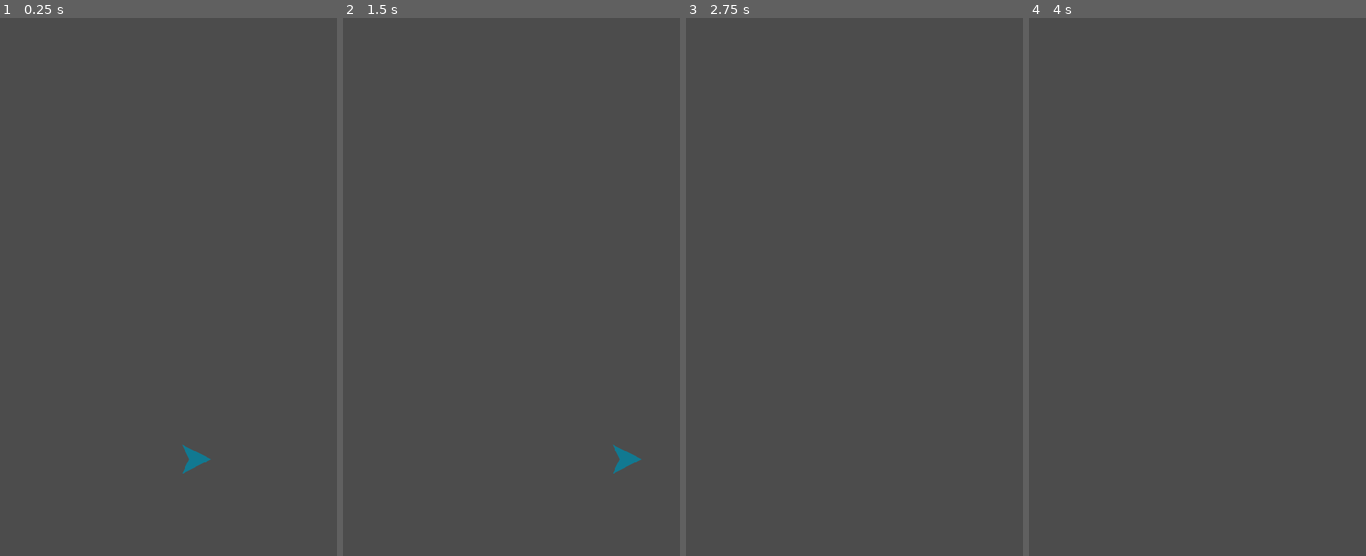
Above: before the commit, frames 1-4 (left to right).
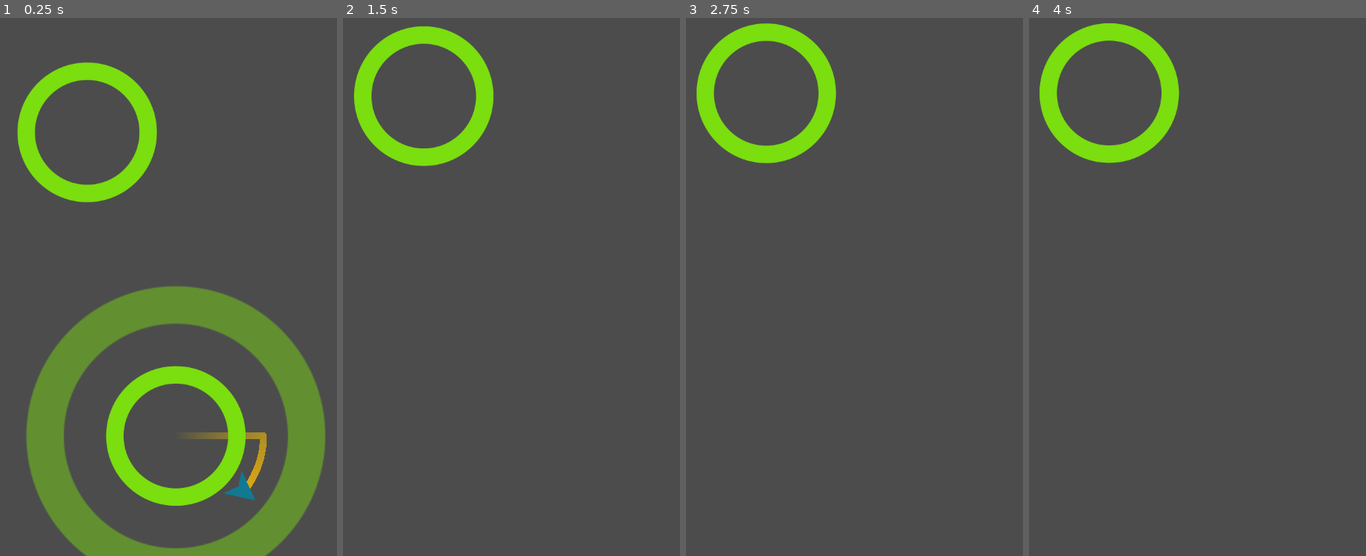
Above: after the commit, the same moments.

Repository: danielnoliveira/CircleGame
Game: Godot game, scene res://Main.tscn
Same seed, same stepped clock (60 frames per second), same inputs: the game is played once before the commit and once after it.
Inputs (mouse positions are in pixels of both pictures, inside the frame that each line leads up to):
- Up to frame 1 (0.25 s): no input
- Up to frame 2 (1.5 s): move the mouse to (585, 227) at 0.52 s; click (585, 227) at 0.67 s; move the mouse to (444, 287) at 1.27 s; click (444, 287) at 1.42 s
- Up to frame 3 (2.75 s): move the mouse to (888, 125) at 2.02 s; click (888, 125) at 2.17 s
- Up to frame 4 (4 s): tap Enter at 2.75 s; move the mouse to (1180, 378) at 2.77 s; click (1180, 378) at 2.92 s; tap Space at 3.5 s; move the mouse to (1298, 346) at 3.52 s; click (1298, 346) at 3.67 s

The runs differ from the first frame. In frame 1, 23% of the frame differs, in the area x 5-97%, y 8-100%; in frame 2, 4.0%; in frame 3, 3.8%; in frame 4, 3.8%.

Commit message:
Video 2 terminado

Diff:
--- a/Main.gd
+++ b/Main.gd
@@ -18,4 +18,15 @@
 	spawn_circles($StartPosition.position)
 
 func spawn_circles(_position=null):
-	pass
+	var c = Circle.instance()
+	if !_position:
+		var x = rand_range(-150,150)
+		var y = rand_range(-500,-400)
+		_position = player.target.position + Vector2(x,y)
+	add_child(c)
+	c.init(_position)
+
+func _on_Jumper_captured(object):
+	$Camera2D.position = object.position
+	object.capture()
+	call_deferred("spawn_circles")
--- a/Main.tscn
+++ b/Main.tscn
@@ -11,3 +11,6 @@
 [node name="Camera2D" type="Camera2D" parent="."]
 position = Vector2( 237.856, 622.957 )
 offset = Vector2( 0, -200 )
+current = true
+smoothing_enabled = true
+smoothing_speed = 2.0
--- a/objects/Circle.gd
+++ b/objects/Circle.gd
@@ -14,6 +14,16 @@
 	var img_size = $Sprite.texture.get_size().x / 2
 	$Sprite.scale = Vector2(1,1) * radius /  img_size
 	orbit_position.position.x = radius + 25
+	rotation_speed = rotation_speed * pow(-1,randi() % 2)
+
 
 func _process(delta):
 	$Pivot.rotation += rotation_speed * delta
+
+func implode():
+	$AnimationPlayer.play("Implode")
+	yield($AnimationPlayer,"animation_finished")
+	queue_free()
+
+func capture():
+	$AnimationPlayer.play("capture")
--- a/objects/Circle.tscn
+++ b/objects/Circle.tscn
@@ -11,11 +11,84 @@
 [sub_resource type="CircleShape2D" id=2]
 radius = 132.088
 
+[sub_resource type="Animation" id=3]
+resource_name = "Implode"
+length = 0.4
+tracks/0/type = "value"
+tracks/0/path = NodePath(".:scale")
+tracks/0/interp = 1
+tracks/0/loop_wrap = true
+tracks/0/imported = false
+tracks/0/enabled = true
+tracks/0/keys = {
+"times": PoolRealArray( 0, 0.4 ),
+"transitions": PoolRealArray( 1, 1 ),
+"update": 0,
+"values": [ Vector2( 1, 1 ), Vector2( 1e-05, 1e-05 ) ]
+}
+tracks/1/type = "value"
+tracks/1/path = NodePath(".:modulate")
+tracks/1/interp = 1
+tracks/1/loop_wrap = true
+tracks/1/imported = false
+tracks/1/enabled = true
+tracks/1/keys = {
+"times": PoolRealArray( 0, 0.4 ),
+"transitions": PoolRealArray( 1, 1 ),
+"update": 0,
+"values": [ Color( 1, 1, 1, 1 ), Color( 1, 1, 1, 0 ) ]
+}
+
+[sub_resource type="Animation" id=4]
+resource_name = "capture"
+length = 0.5
+tracks/0/type = "value"
+tracks/0/path = NodePath("SpriteEffect:visible")
+tracks/0/interp = 1
+tracks/0/loop_wrap = true
+tracks/0/imported = false
+tracks/0/enabled = true
+tracks/0/keys = {
+"times": PoolRealArray( 0 ),
+"transitions": PoolRealArray( 1 ),
+"update": 1,
+"values": [ true ]
+}
+tracks/1/type = "value"
+tracks/1/path = NodePath("SpriteEffect:scale")
+tracks/1/interp = 1
+tracks/1/loop_wrap = true
+tracks/1/imported = false
+tracks/1/enabled = true
+tracks/1/keys = {
+"times": PoolRealArray( 0, 0.5 ),
+"transitions": PoolRealArray( 1, 1 ),
+"update": 0,
+"values": [ Vector2( 3, 3 ), Vector2( 1e-05, 1e-05 ) ]
+}
+tracks/2/type = "value"
+tracks/2/path = NodePath("SpriteEffect:self_modulate")
+tracks/2/interp = 1
+tracks/2/loop_wrap = true
+tracks/2/imported = false
+tracks/2/enabled = true
+tracks/2/keys = {
+"times": PoolRealArray( 0, 0.5 ),
+"transitions": PoolRealArray( 1, 1 ),
+"update": 0,
+"values": [ Color( 1, 1, 1, 0 ), Color( 1, 1, 1, 1 ) ]
+}
+
 [node name="Circle" type="Area2D"]
 script = ExtResource( 2 )
 
 [node name="Sprite" type="Sprite" parent="."]
 material = SubResource( 1 )
+texture = ExtResource( 1 )
+
+[node name="SpriteEffect" type="Sprite" parent="."]
+material = SubResource( 1 )
+scale = Vector2( 1e-05, 1e-05 )
 texture = ExtResource( 1 )
 
 [node name="CollisionShape2D" type="CollisionShape2D" parent="."]
@@ -26,3 +99,7 @@
 
 [node name="OrbitPosition" type="Position2D" parent="Pivot"]
 position = Vector2( 150, 0 )
+
+[node name="AnimationPlayer" type="AnimationPlayer" parent="."]
+anims/Implode = SubResource( 3 )
+anims/capture = SubResource( 4 )
--- a/objects/Jumper.gd
+++ b/objects/Jumper.gd
@@ -1,25 +1,32 @@
 extends Area2D
 signal captured
 
+onready var trail = $Trail/Points
 var velocity = Vector2(100,0)
 var jump_speed = 1000
 var target = null
+var trail_length = 25
 
 func _unhandled_input(event):
 	if target and event is InputEventScreenTouch and event.pressed:
 		jump()
 
 func jump():
+	target.implode()
 	target = null
 	velocity = transform.x * jump_speed
 
 
 func _on_Jumper_area_entered(area):
 	target = area
+	target.get_node("Pivot").rotation = (position - target.position).angle()
 	velocity = Vector2.ZERO
 	emit_signal("captured",area)
 
 func _physics_process(delta):
+	if trail.points.size() > trail_length:
+		trail.remove_point(0)
+	trail.add_point(position)
 	if target:
 		transform = target.orbit_position.global_transform
 	else:
--- a/objects/Jumper.tscn
+++ b/objects/Jumper.tscn
@@ -7,6 +7,9 @@
 [sub_resource type="ShaderMaterial" id=1]
 shader = ExtResource( 3 )
 shader_param/color = Color( 0.0705882, 0.478431, 0.572549, 1 )
+
+[sub_resource type="Gradient" id=2]
+colors = PoolColorArray( 1, 0.823529, 0.0117647, 0, 0.875, 0.655369, 0.0717773, 1 )
 
 [node name="Jumper" type="Area2D"]
 script = ExtResource( 2 )
@@ -22,4 +25,13 @@
 
 [node name="VisibilityNotifier2D" type="VisibilityNotifier2D" parent="."]
 
+[node name="Trail" type="Node" parent="."]
+
+[node name="Points" type="Line2D" parent="Trail"]
+z_index = -1
+gradient = SubResource( 2 )
+joint_mode = 2
+begin_cap_mode = 2
+end_cap_mode = 2
+
 [connection signal="area_entered" from="." to="." method="_on_Jumper_area_entered"]
Not shown: 1 places in objects/Circle.tscn that only renumber resources
Not shown: 1 places in objects/Jumper.tscn that only renumber resources
